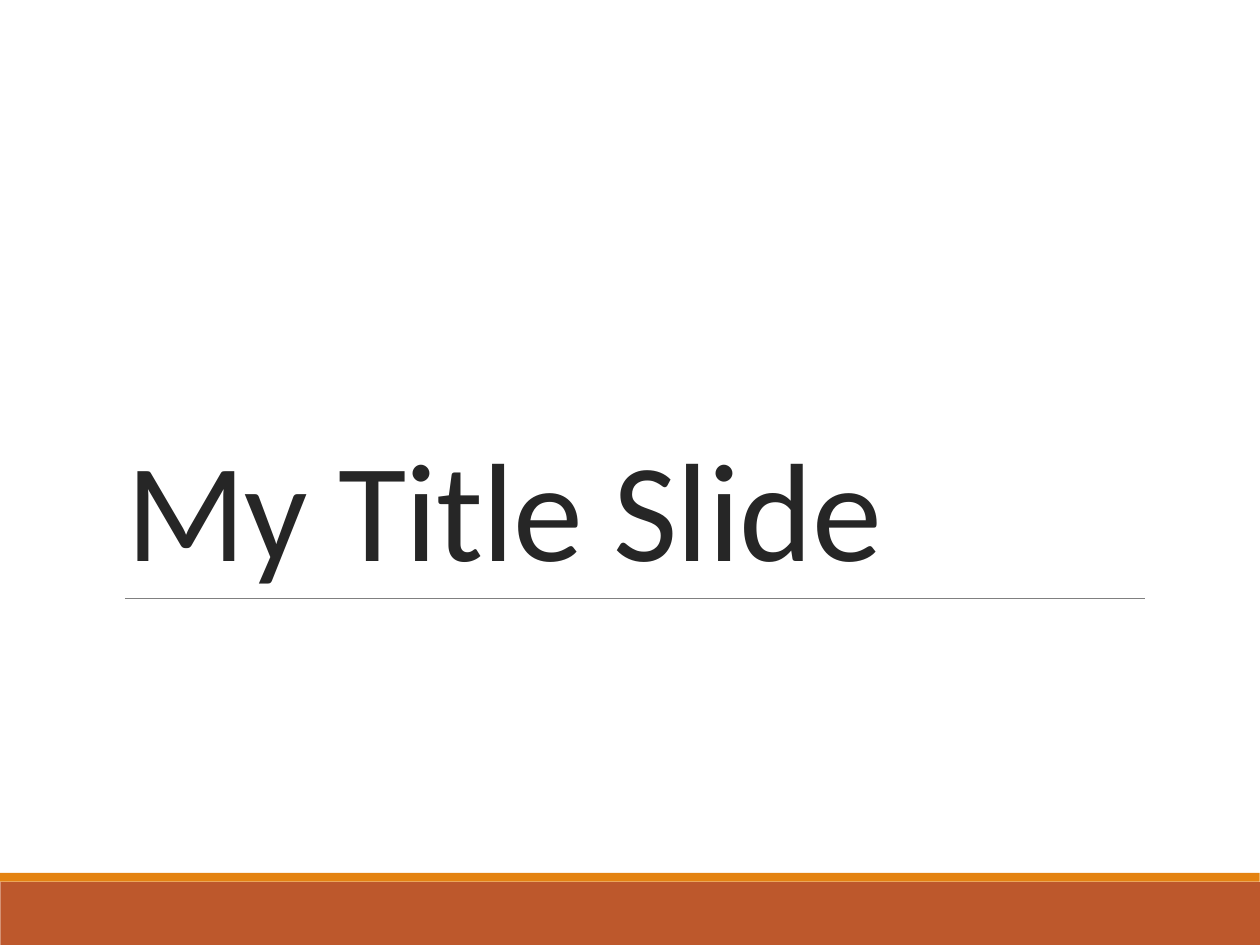
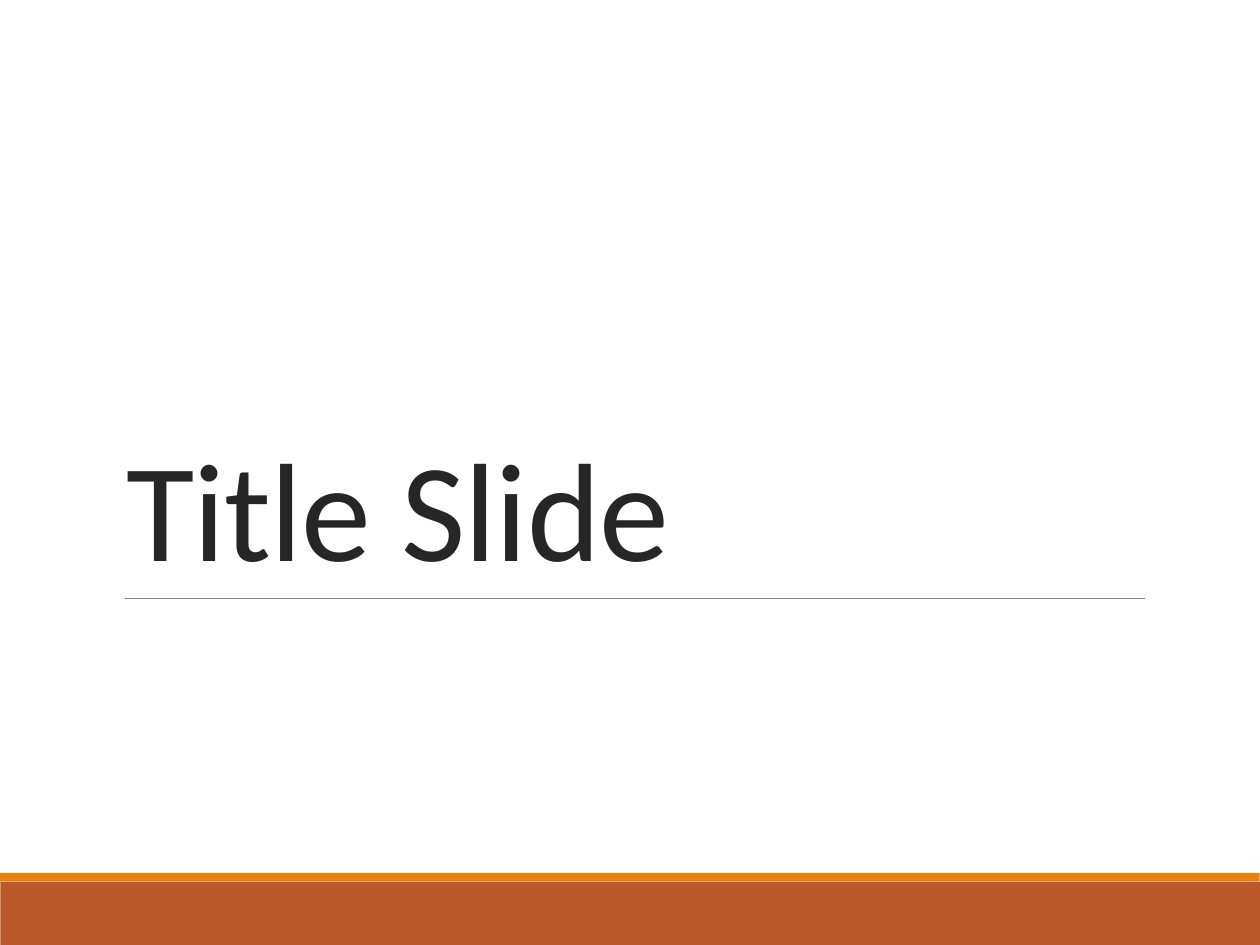
Before and after one commit to AdamWilsonLab/progress_indicators, a slide deck: slide 1 of ExamplePresentation.pptx. Drawn at 1260x945 pixels with LibreOffice and Linux fonts; fonts in the diff are those of the drawing. Boxes give left, top, right and bottom in pixels: in the first picture for what was removed or moved away, otherwise in the second. Text is boxed around its words. In the diff, an @@ line names an element or a change of style, - is before the commit and + after.

Commit message:
update example

```diff
--- a/ExamplePresentation.pptx
+++ b/ExamplePresentation.pptx
@@ title at <box>126,463,669,562</box>: text changed @@
-My Title Slide
+Title Slide
```
